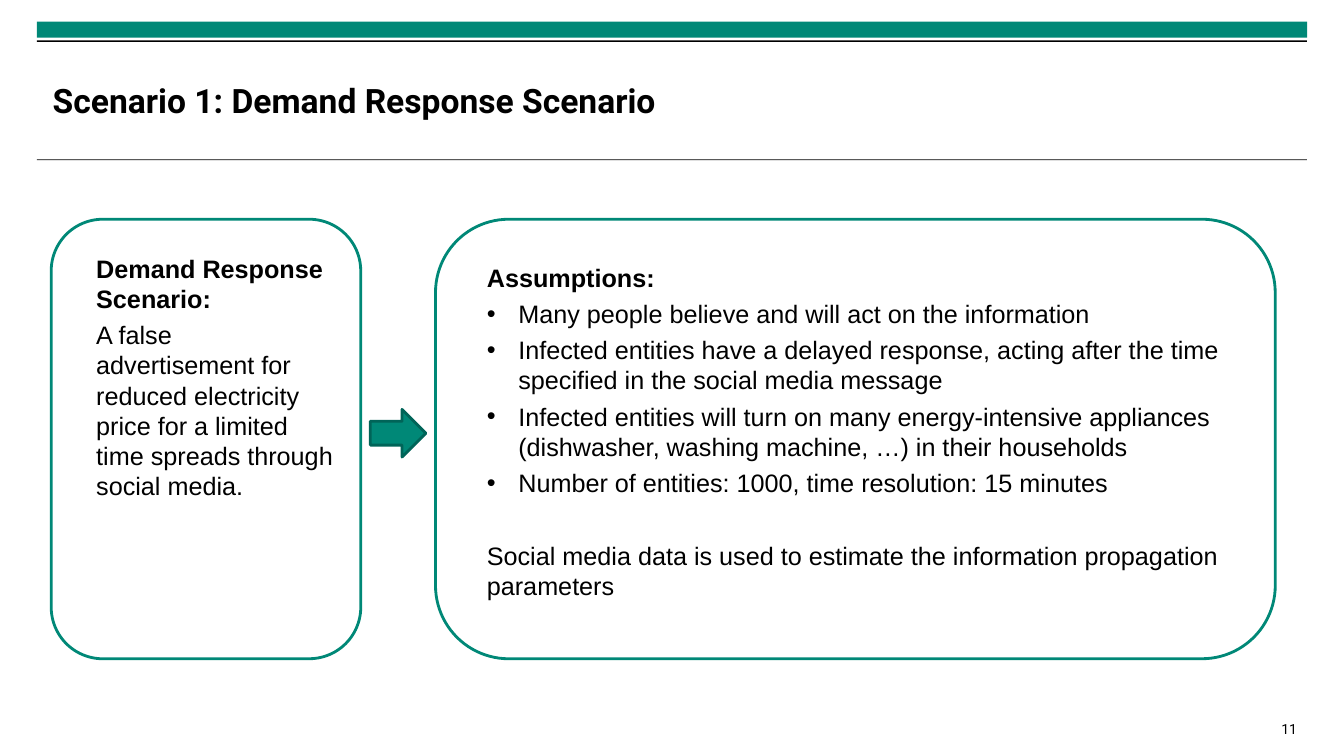
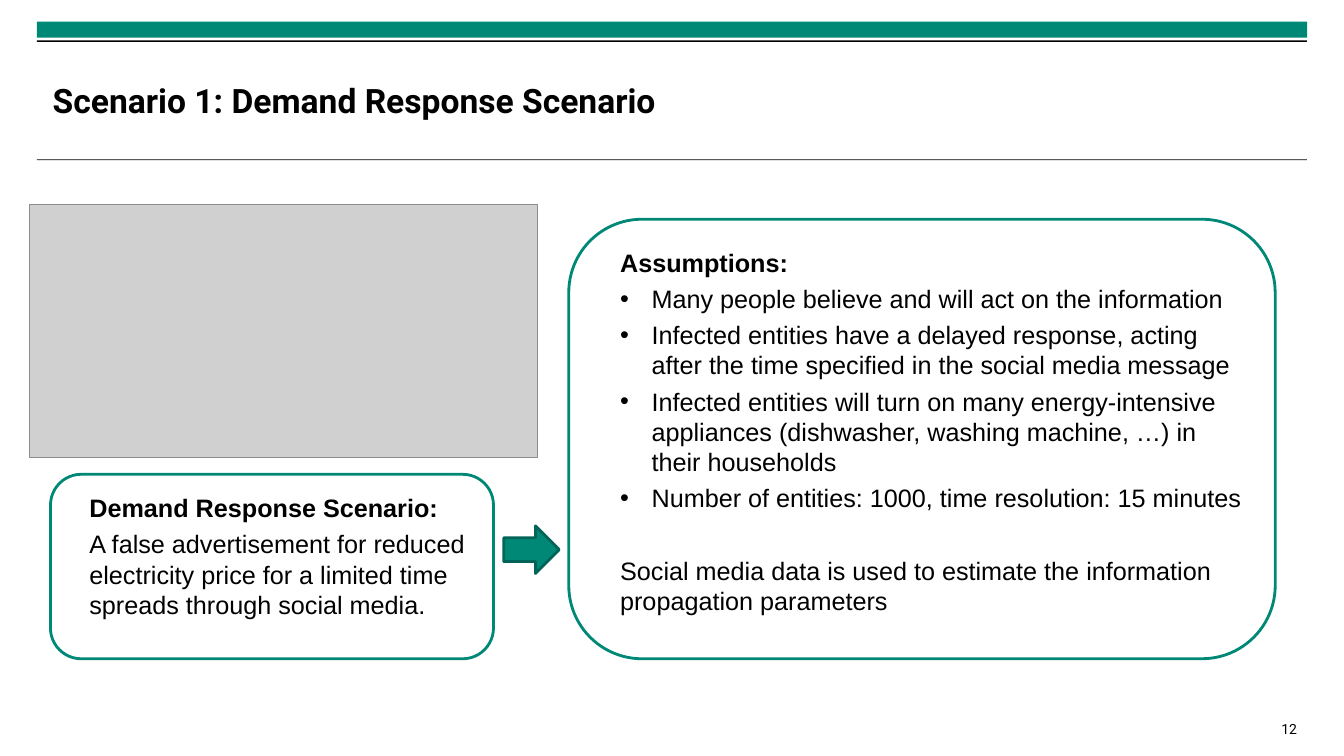
Before and after one commit to isabella-grieser/Modeling-and-Monitoring-Social-Media-Dynamics-to-predict-Electricity-Demand-Peaks, a slide deck: slide 12 of presentations/Finale Präsentation.pptx (slide 11 before the commit). Drawn at 1344x756 pixels with LibreOffice and Linux fonts; fonts in the diff are those of the drawing; grey boxes stand for pictures; background and template pictures are left out. Boxes give left, top, right and bottom in pixels: in the first picture for what was removed or moved away, otherwise in the second. Text is boxed around its words. In the diff, an @@ line names an element or a change of style, - is before the commit and + after.

```diff
--- a/presentations/Finale Präsentation.pptx
+++ b/presentations/Finale Präsentation.pptx
@@ picture added at bbox=[29, 205, 537, 458] @@
@@ rounded rectangle "Assumptions:": place and size @@
-rounded rectangle "Assumptions:" at bbox=[436, 220, 1275, 659]
+rounded rectangle "Assumptions:" at bbox=[569, 220, 1275, 659]
@@ rounded rectangle "Demand Response Scenario:": place and size @@
-rounded rectangle "Demand Response Scenario:" at bbox=[51, 220, 361, 659]
+rounded rectangle "Demand Response Scenario:" at bbox=[50, 475, 493, 659]
@@ right arrow: place and size @@
-right arrow at bbox=[370, 409, 425, 457]
+right arrow at bbox=[504, 526, 560, 574]
@@ page number at bbox=[1281, 724, 1297, 734]: text changed @@
-11
+12
```
Also in this commit, not shown: 3 other slides changed, 1 slide added, 9 other files.
